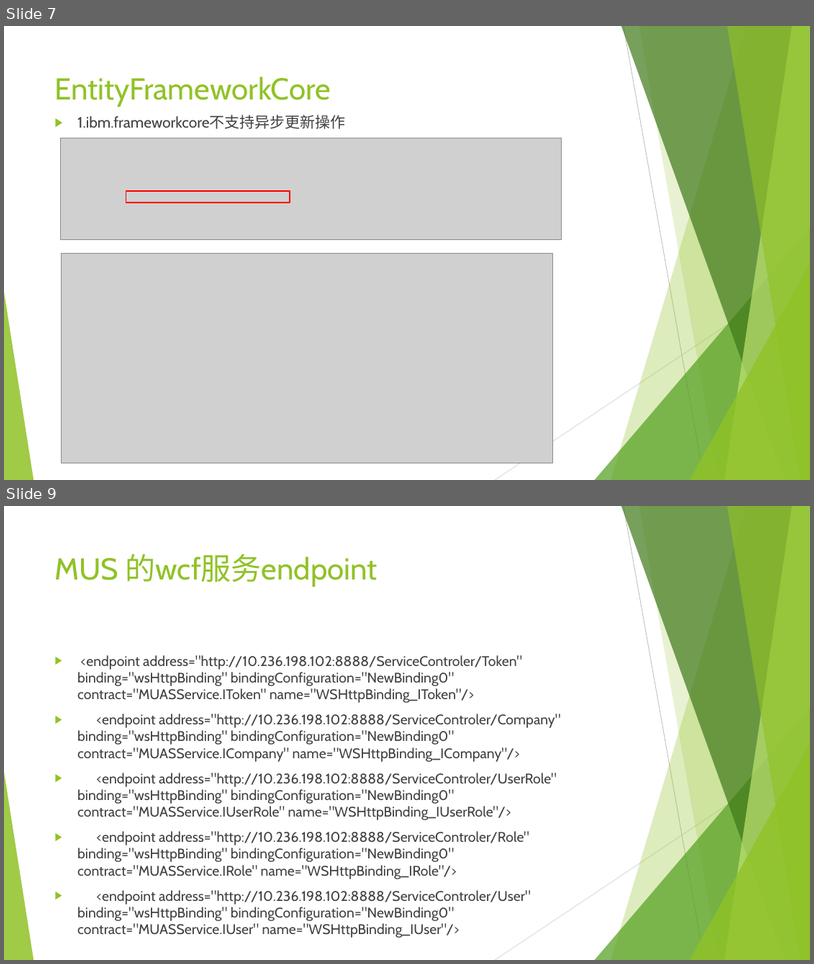
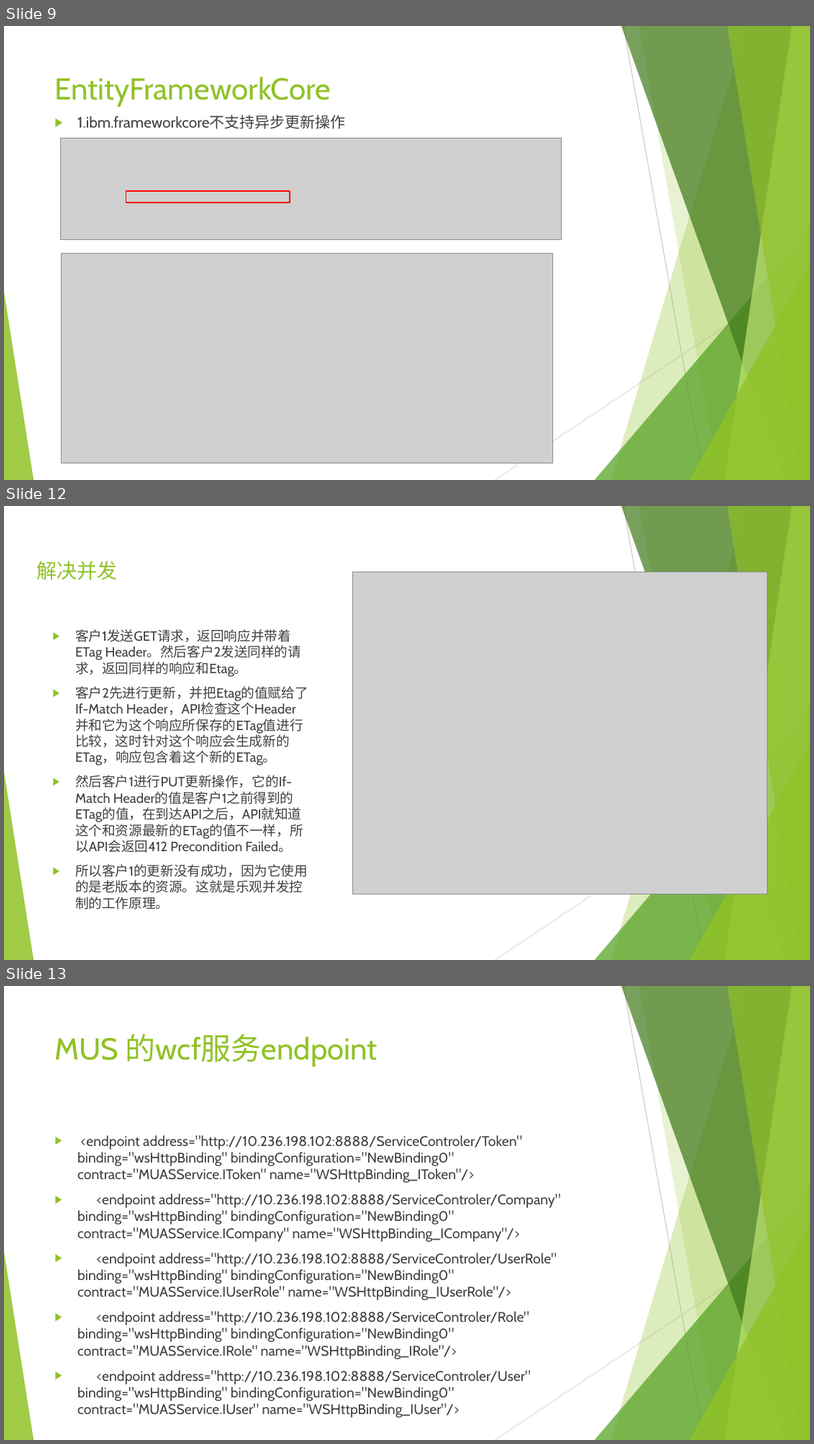
Before and after one commit to sun198986/Station, a slide deck: 后端设计.pptx. Shown one above the other, each under a label of ours: slides 7 and 9 before the commit, slides 9, 12 and 13 after it; the slides between them are not shown. The pictures are 814x964 and 814x1444 pixels, drawn with LibreOffice and Linux fonts; fonts in the diff are those of the drawing; grey boxes stand for pictures. Boxes give left, top, right and bottom in pixels: in the first picture for what was removed or moved away, otherwise in the second. Text is boxed around its words. In the diff, an @@ line names an element or a change of style, - is before the commit and + after.

```diff
--- a/后端设计.pptx
+++ b/后端设计.pptx
@@ slide 12 added at [4,506,810,960], background #FFFFFF; not listed: 10 template elements that a slide beside it also shows @@
@@ text added at [37,561,118,580], 24 pt, text #90C226 @@
+解决并发
@@ picture added at [353,572,768,894] @@
@@ text added at [75,629,309,909], 16 pt, text #404040 @@
+▶ 客户1发送GET请求，返回响应并带着ETag Header。然后客户2发送同样的请求，返回同样的响应和Etag。
+▶ 客户2先进行更新，并把Etag的值赋给了If-Match Header，API检查这个Header并和它为这个响应所保存的ETag值进行比较，这时针对这个响应会生成新的ETag，响应包含着这个新的ETag。
+▶ 然后客户1进行PUT更新操作，它的If-Match Header的值是客户1之前得到的ETag的值，在到达API之后，API就知道这个和资源最新的ETag的值不一样，所以API会返回412 Precondition Failed。
+▶ 所以客户1的更新没有成功，因为它使用的是老版本的资源。这就是乐观并发控制的工作原理。
@@ what was slide 7 is now slide 9 @@
@@ what was slide 9 is now slide 13 @@
```
Also in this commit, not shown: 4 slides changed, 7 other slides added, 1 slide removed, 4 other files.
